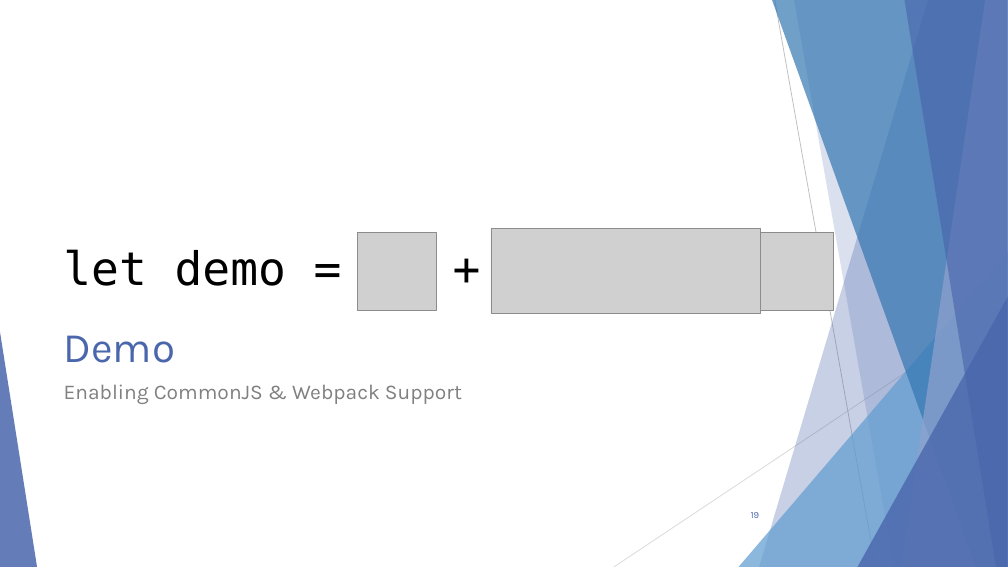
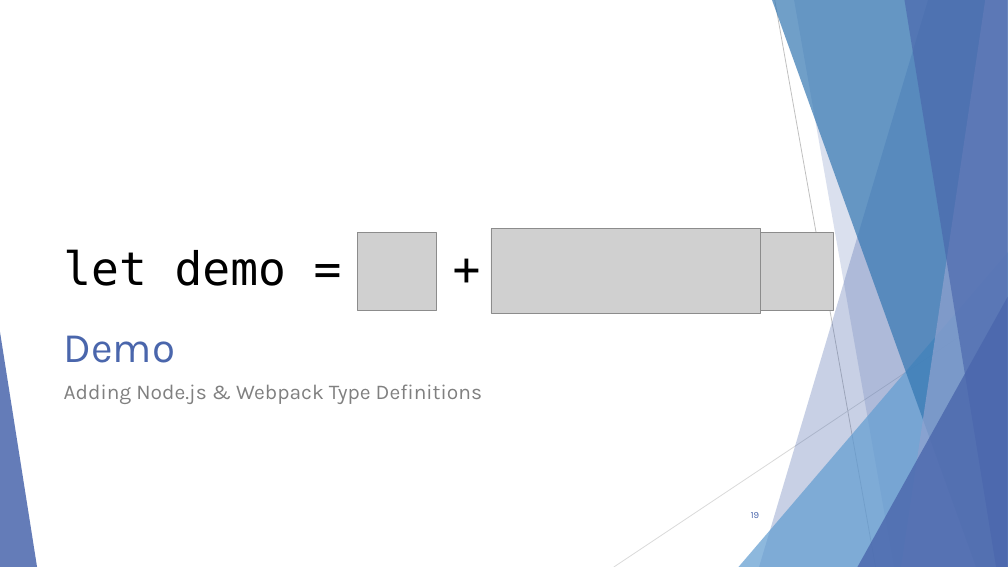
Before and after one commit to scottaddie/slide-decks, a slide deck: slide 19 of Intro to JavaScript Tooling in VS Code - devObjective.pptx. Drawn at 1008x567 pixels with LibreOffice and Linux fonts; fonts in the diff are those of the drawing; grey boxes stand for pictures. Boxes give left, top, right and bottom in pixels: in the first picture for what was removed or moved away, otherwise in the second. Text is boxed around its words. In the diff, an @@ line names an element or a change of style, - is before the commit and + after.

```diff
--- a/Intro to JavaScript Tooling in VS Code - devObjective.pptx
+++ b/Intro to JavaScript Tooling in VS Code - devObjective.pptx
@@ text at (x1=64, y1=384, x2=482, y2=404): text changed @@
-Enabling CommonJS & Webpack Support
+Adding Node.js & Webpack Type Definitions
```
Also in this commit, not shown: 1 other slide changed.
